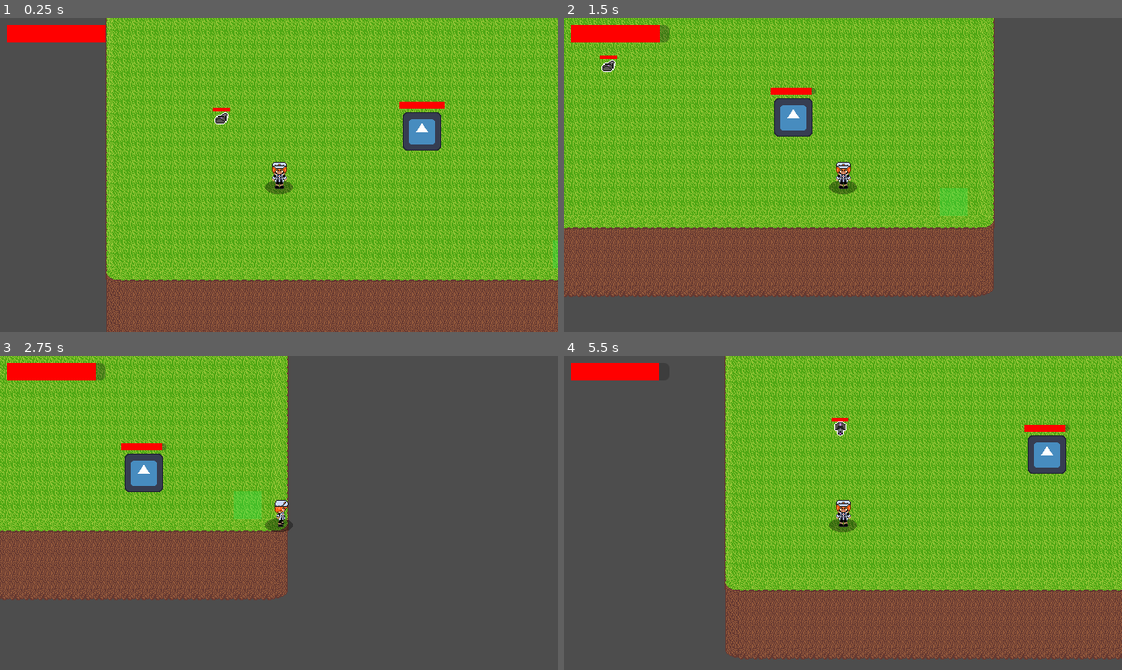
Above: before the commit, frames 1-4 (two rows, left to right).
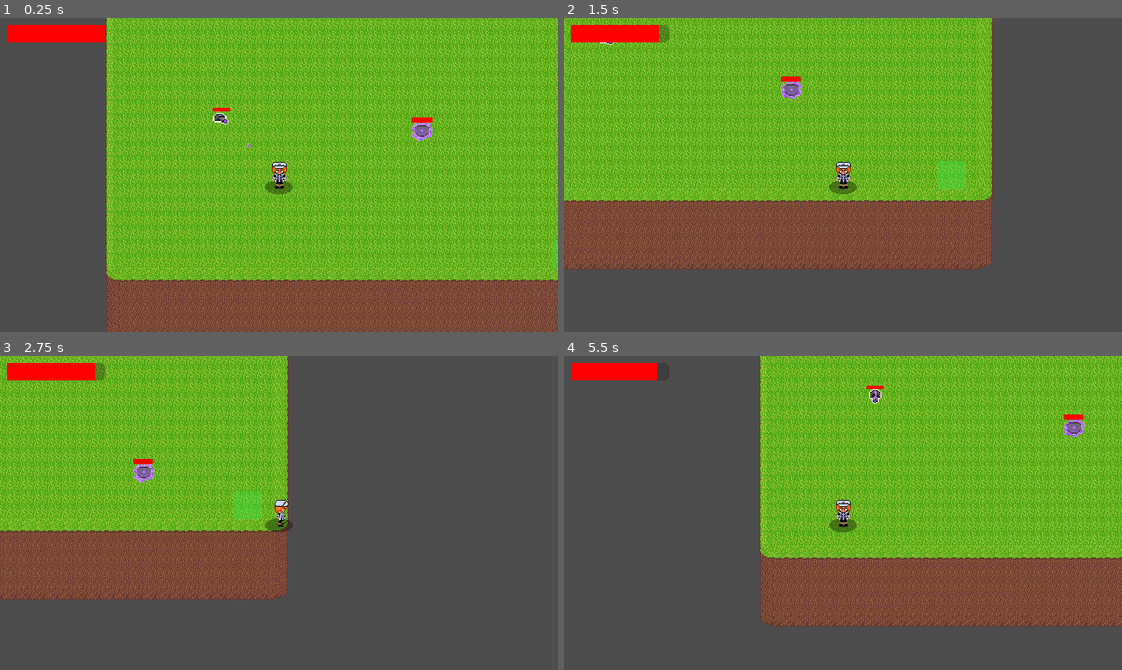
Above: after the commit, the same moments.

Repository: NiroJr/TheHerosFall
Game: Godot game, scene res://Scenes/main.tscn
Same seed, same stepped clock (60 frames per second), same inputs: the game is played once before the commit and once after it. The engine's default icon, where the game draws it, is replaced by a stand-in: a white triangle on a blue panel in a dark square.
Inputs (mouse positions are in pixels of both pictures, inside the frame that each line leads up to):
- Up to frame 1 (0.25 s): no input
- Up to frame 2 (1.5 s): move the mouse to (965, 159) at 0.52 s; hold D (Right) 0.53-1.28 s; tap X (sword_swing) at 0.6 s; tap Q (Dash, bound only after the commit) at 0.8, 1.35 s; move the mouse to (731, 190) at 1.27 s; hold S (Down) from 1.28 s (still down)
- Up to frame 3 (2.75 s): tap X (sword_swing) at 1.55 s; move the mouse to (334, 443) at 2.02 s; release S (Down) at 2.03 s; hold D (Right) from 2.03 s (still down); click (334, 443) at 2.1 s; tap Q (Dash, bound only after the commit) at 2.3 s
- Up to frame 4 (5.5 s): move the mouse to (815, 575) at 2.77 s; release D (Right) at 2.78 s; hold W (Up) 2.78-3.53 s; tap X (sword_swing) at 2.85, 4.35 s; move the mouse to (1010, 560) at 3.52 s; hold A (Left) 3.53-5.03 s; tap Q (Dash, bound only after the commit) at 3.6, 5.1 s; move the mouse to (675, 465) at 4.27 s; move the mouse to (870, 513) at 5.02 s; hold S (Down) from 5.03 s (still down)

The runs differ from the first frame. In frame 1, 1.1% of the frame differs, in the area x 38-80%, y 26-43%; in frame 2, 40%; in frame 3, 1.0%; in frame 4, 44%, in the area x 16-100%, y 0-97%.

Commit message:
Added Player dash

Diff:
--- a/Scenes/basic_enemy.tscn
+++ b/Scenes/basic_enemy.tscn
@@ -1,34 +1,58 @@
 [gd_scene format=3 uid="uid://bwmfdn52i4svu"]
 
 [ext_resource type="Script" uid="uid://baql77nsqgh5f" path="res://Scripts/basic_enemy.gd" id="1_fecjr"]
-[ext_resource type="Texture2D" uid="uid://dmh2ey3aw70mi" path="res://Assets/icon.svg" id="2_lal1l"]
+[ext_resource type="Texture2D" uid="uid://d4fe7ijm2twut" path="res://Assets/EnemySprites/MovingEnemy/SpinningSawEnemy1.png" id="2_6kac6"]
+[ext_resource type="Texture2D" uid="uid://cowf82id2ec13" path="res://Assets/EnemySprites/MovingEnemy/SpinningSawEnemy2.png" id="3_6cefa"]
+[ext_resource type="Texture2D" uid="uid://darg7jr8cw41y" path="res://Assets/EnemySprites/MovingEnemy/SpinningSawEnemy3.png" id="4_6pvwk"]
+[ext_resource type="Texture2D" uid="uid://poyuwxiwy0re" path="res://Assets/EnemySprites/MovingEnemy/SpinningSawEnemy4.png" id="5_dhrsy"]
+
+[sub_resource type="SpriteFrames" id="SpriteFrames_68yga"]
+animations = [{
+"frames": [{
+"duration": 1.0,
+"texture": ExtResource("2_6kac6")
+}, {
+"duration": 1.0,
+"texture": ExtResource("3_6cefa")
+}, {
+"duration": 1.0,
+"texture": ExtResource("4_6pvwk")
+}, {
+"duration": 1.0,
+"texture": ExtResource("5_dhrsy")
+}],
+"loop": 1,
+"name": &"default",
+"speed": 5.0
+}]
 
 [sub_resource type="RectangleShape2D" id="RectangleShape2D_xrik0"]
-size = Vector2(44.5, 44)
+size = Vector2(18.125, 14)
 
 [sub_resource type="StyleBoxFlat" id="StyleBoxFlat_fecjr"]
 bg_color = Color(1, 0, 0, 1)
 
 [sub_resource type="RectangleShape2D" id="RectangleShape2D_it0lf"]
-size = Vector2(60, 60)
+size = Vector2(24, 18)
 
 [node name="basicEnemy" type="CharacterBody2D" unique_id=42976722]
+collision_mask = 2
 motion_mode = 1
 script = ExtResource("1_fecjr")
 
-[node name="Sprite2D" type="Sprite2D" parent="." unique_id=1554719048]
-position = Vector2(9.536743e-07, 9.536743e-07)
-scale = Vector2(0.34374997, 0.34374997)
-texture = ExtResource("2_lal1l")
+[node name="Sprite2D" type="AnimatedSprite2D" parent="." unique_id=417532793]
+position = Vector2(-1.4305115e-06, -1.4305115e-06)
+scale = Vector2(0.76562494, 0.76562494)
+sprite_frames = SubResource("SpriteFrames_68yga")
 
 [node name="CollisionShape2D" type="CollisionShape2D" parent="." unique_id=399873067]
 shape = SubResource("RectangleShape2D_xrik0")
 
 [node name="HealthBar" type="ProgressBar" parent="." unique_id=1558368081]
-offset_left = -26.0
-offset_top = -34.0
-offset_right = 26.0
-offset_bottom = -26.0
+offset_left = -12.0
+offset_top = -16.0
+offset_right = 12.0
+offset_bottom = -10.0
 theme_override_styles/fill = SubResource("StyleBoxFlat_fecjr")
 show_percentage = false
 
--- a/Scenes/turret_enemy.tscn
+++ b/Scenes/turret_enemy.tscn
@@ -71,7 +71,7 @@
 scale = Vector2(1.3928571, 1.2053567)
 sprite_frames = SubResource("SpriteFrames_i5tie")
 animation = &"up_right"
-frame_progress = 0.59771776
+frame_progress = 0.9700982
 
 [node name="CollisionShape2D" type="CollisionShape2D" parent="." unique_id=599427503]
 position = Vector2(4.7683716e-07, -0.49999985)
@@ -79,15 +79,15 @@
 shape = SubResource("RectangleShape2D_i5tie")
 
 [node name="PlayerDetection" type="Area2D" parent="." unique_id=462406931]
-visible = false
+scale = Vector2(1.5, 1.5)
 collision_layer = 16
 
 [node name="CollisionShape2D" type="CollisionShape2D" parent="PlayerDetection" unique_id=668590451]
-scale = Vector2(3.5, 3.5)
+scale = Vector2(6, 6)
 shape = SubResource("CircleShape2D_vikc2")
 
 [node name="RayCast2D" type="RayCast2D" parent="PlayerDetection" unique_id=1269816521 groups=["Enemy"]]
-target_position = Vector2(46, 0)
+target_position = Vector2(78, 0)
 collision_mask = 7
 collide_with_areas = true
 collide_with_bodies = false
--- a/Scripts/basic_enemy.gd
+++ b/Scripts/basic_enemy.gd
@@ -13,6 +13,7 @@
 func _ready():
 	player = get_tree().get_first_node_in_group("player")
 	add_to_group("Enemy")
+	$Sprite2D.play("default")
 	health_bar.value = MAX_HEALTH
 
 
--- a/Scripts/player.gd
+++ b/Scripts/player.gd
@@ -13,9 +13,9 @@
 var combo_step := 0;
 var is_swinging := false;
 var buffered_swing := false;
-var attack_dash_dist := 40
+var is_dashing := false;
+var attack_dash_dist := 20
 var attack_dash_dur := 0.2
-var dash_timer := 0.0
 var dash_dir = Vector2(0,0)
 
 var health := 100
@@ -72,17 +72,22 @@
 	# As good practice, you should replace UI actions with custom gameplay actions.
 	var hDirection := Input.get_axis("Left", "Right")
 	var vDirection := Input.get_axis("Up", "Down")
-
-	if hDirection:
-		velocity.x = hDirection * SPEED
+	if Input.is_action_just_pressed("Dash"):
+		if(!is_dashing):
+			_dash(80, 0.15);
+	if(is_dashing):
+		velocity = dash_dir*(attack_dash_dist/attack_dash_dur)
 	else:
-		velocity.x = move_toward(velocity.x, 0, SPEED)
-	if vDirection:
-		velocity.y = vDirection * SPEED
-	else:
-		velocity.y = move_toward(velocity.y, 0, SPEED)
-
-	velocity = velocity.normalized() * SPEED
+		if hDirection:
+			velocity.x = hDirection * SPEED
+		else:
+			velocity.x = move_toward(velocity.x, 0, SPEED)
+		if vDirection:
+			velocity.y = vDirection * SPEED
+		else:
+			velocity.y = move_toward(velocity.y, 0, SPEED)
+
+		velocity = velocity.normalized() * SPEED
 	#Rotates the player body and facing direction for projectile during movement
 	if(velocity != Vector2.ZERO):
 		facing_angle = velocity.angle()
@@ -102,9 +107,6 @@
 	else:
 		$PlayerSprite.stop()
 		$PlayerSprite.frame = 0;
-	if dash_timer > 0.0:
-		velocity = dash_dir * (attack_dash_dist / attack_dash_dur)
-		dash_timer -= _delta
 	move_with_elevation(_delta)
 
 	if Input.is_action_just_pressed("Shoot"):
@@ -114,6 +116,14 @@
 			buffered_swing = true;
 		else:
 			sword_swing()
+
+func _dash(dist: int, speed: float)-> void:
+	is_dashing = true
+	dash_dir = Vector2.RIGHT.rotated(facing_angle)
+	attack_dash_dist = dist
+	attack_dash_dur = speed
+	await get_tree().create_timer(speed).timeout
+	is_dashing = false
 
 func sword_swing() -> void:
 	is_swinging = true
@@ -140,8 +150,7 @@
 
 		shape.set_deferred("disabled", false)
 		anim.play(anim_name)
-		dash_dir = Vector2.RIGHT.rotated(facing_angle)
-		dash_timer = attack_dash_dur
+		_dash(40, 0.2)
 		await anim.animation_finished
 		shape.set_deferred("disabled", true)
 
@@ -167,6 +176,8 @@
 	main.add_child.call_deferred(instance)
 
 func take_damage(amount: int):
+	if(is_dashing):
+		return
 	health = clampi(health - amount, 0, 100)
 	health_bar.value = health
 
--- a/project.godot
+++ b/project.godot
@@ -76,6 +76,11 @@
 , Object(InputEventKey,"resource_local_to_scene":false,"resource_name":"","device":-1,"window_id":0,"alt_pressed":false …(183 unchanged characters)…
 ]
 }
+Dash={
+"deadzone": 0.2,
+"events": [Object(InputEventKey,"resource_local_to_scene":false,"resource_name":"","device":16,"window_id":0,"alt_pressed":false,"shift_pressed":false,"ctrl_pressed":false,"meta_pressed":false,"pressed":false,"keycode":0,"physical_keycode":81,"key_label":0,"unicode":0,"location":0,"echo":false,"script":null)
+]
+}
 
 [layer_names]
 
